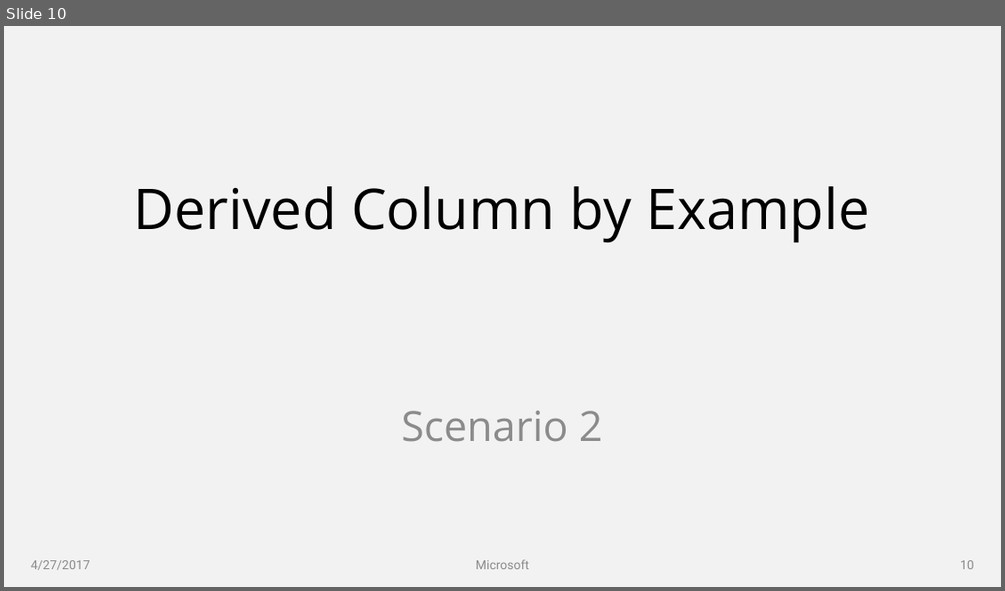
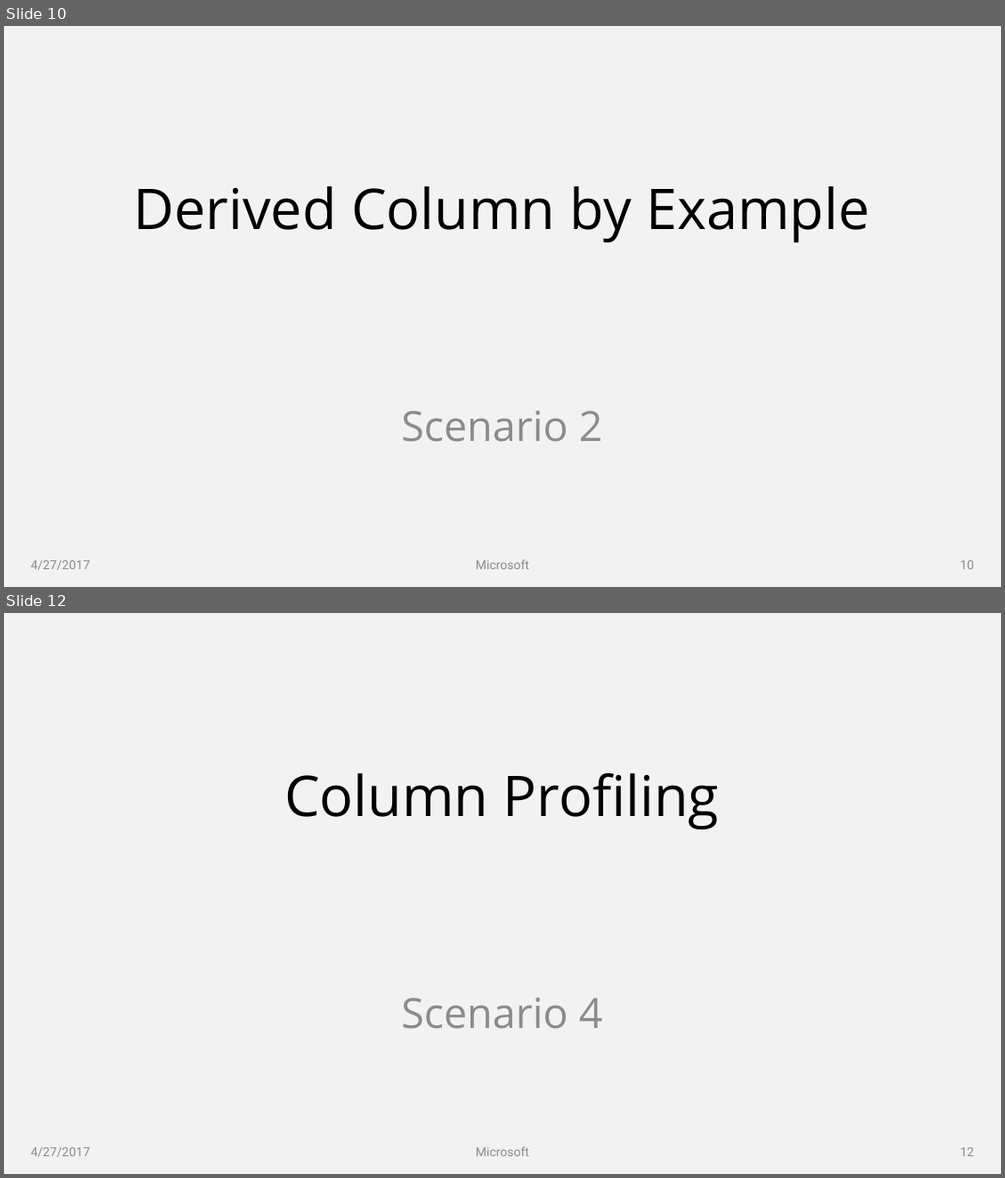
Before and after one commit to microsoft/prose, a slide deck: Slides/Tutorial1.pptx. Shown one above the other, each under a label of ours: slide 10 before the commit, slides 10 and 12 after it; the slides between them are not shown. The pictures are 1005x591 and 1005x1178 pixels, drawn with LibreOffice and Linux fonts; fonts in the diff are those of the drawing. Boxes give left, top, right and bottom in pixels: in the first picture for what was removed or moved away, otherwise in the second. Text is boxed around its words. In the diff, an @@ line names an element or a change of style, - is before the commit and + after.

```diff
--- a/Slides/Tutorial1.pptx
+++ b/Slides/Tutorial1.pptx
@@ slide 12 added at [4, 613, 1001, 1174], background #F2F2F2 @@
@@ title added at [284, 772, 719, 829], 54 pt, text #000000 @@
+Column Profiling
@@ text added at [401, 997, 603, 1029], 40 pt, text #8C8C8C @@
+Scenario 4
@@ text added at [476, 1146, 529, 1156], 12 pt, text #8C8C8C @@
+Microsoft
@@ text added at [31, 1147, 90, 1157], 12 pt, text #8C8C8C @@
+4/27/2017
@@ page number added at [960, 1147, 974, 1156], 12 pt, text #8C8C8C @@
+12
```
Also in this commit, not shown: 13 other slides changed, 1 other slide added, 1 other file.
